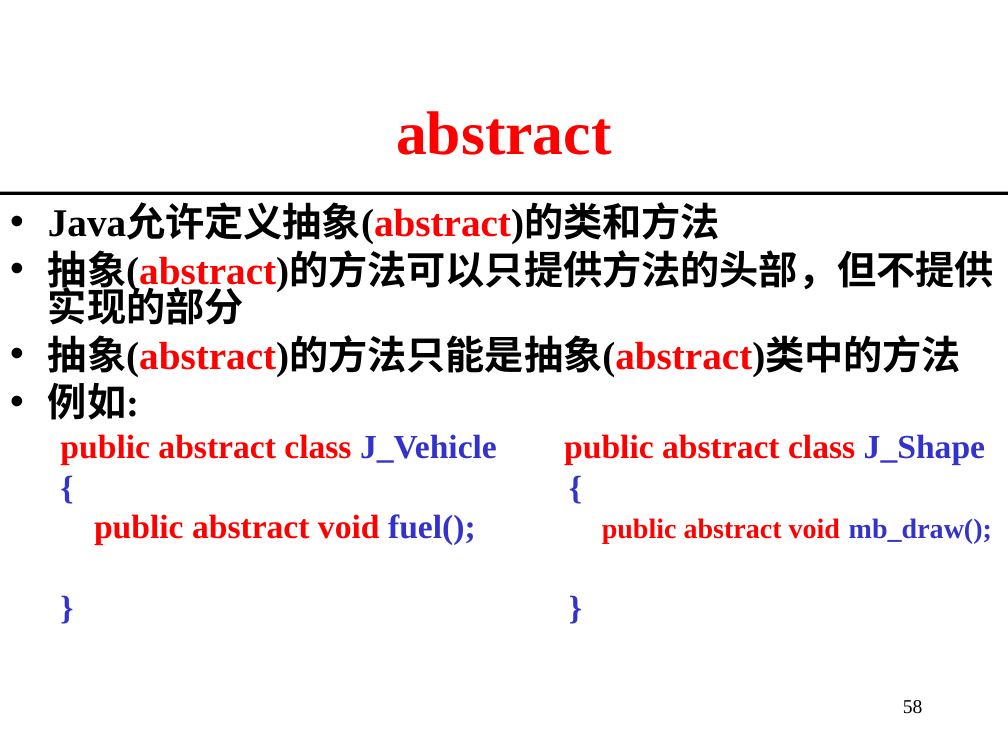
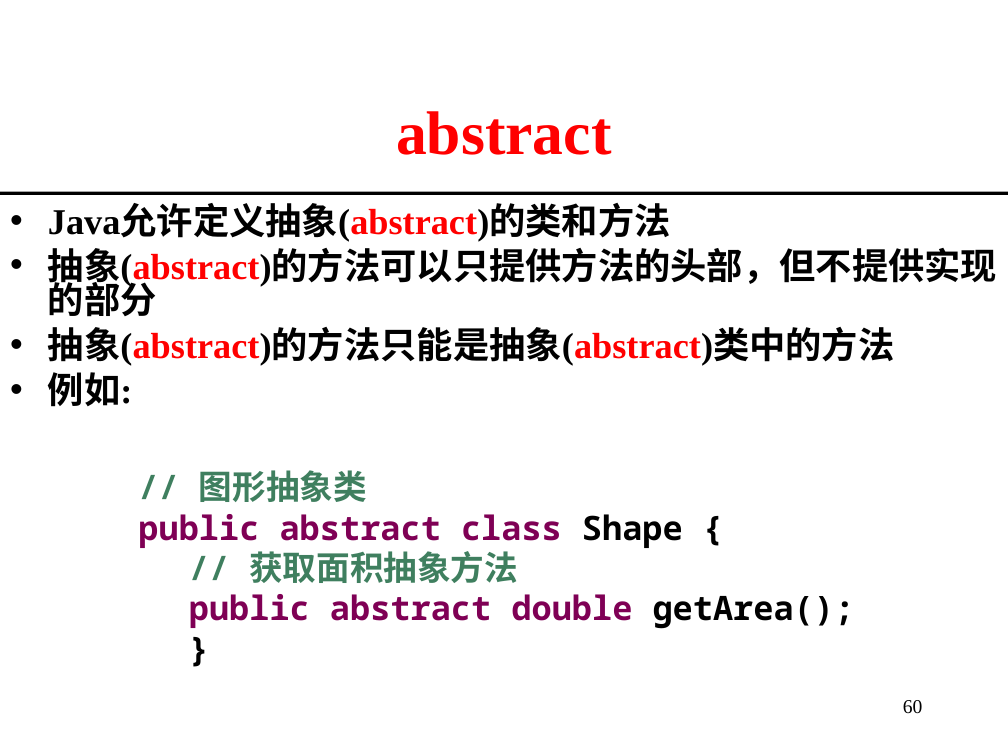
Before and after one commit to imwyw/Java, a slide deck: slide 60 of PPT/javaCh03_面向对象程序设计.ppt (slide 58 before the commit). Drawn at 1008x756 pixels with LibreOffice and Linux fonts; fonts in the diff are those of the drawing. Boxes give left, top, right and bottom in pixels: in the first picture for what was removed or moved away, otherwise in the second. Text is boxed around its words. In the diff, an @@ line names an element or a change of style, - is before the commit and + after.

```diff
--- a/PPT/javaCh03_面向对象程序设计.ppt
+++ b/PPT/javaCh03_面向对象程序设计.ppt
@@ text "Java允许定义抽象(abstract)的类和方法" at [48,206,997,407]: size 28 to 25.9 pt @@
@@ text at [60,434,992,544]: paragraphs removed @@
-  public abstract class J_Vehicle public abstract class J_Shape
-  { {
-  public abstract void fuel(); public abstract void mb_draw();
-  } }
@@ text added at [138,470,855,629], 24 pt, text #7F0055, bold @@
+// 图形抽象类
+public abstract class Shape {
+  // 获取面积抽象方法
+  public abstract double getArea();
+}
@@ page number at [903,700,923,714]: text changed @@
-58
+60
```
Also in this commit, not shown: 5 other slides changed, 9 slides added, 1 slide removed.
